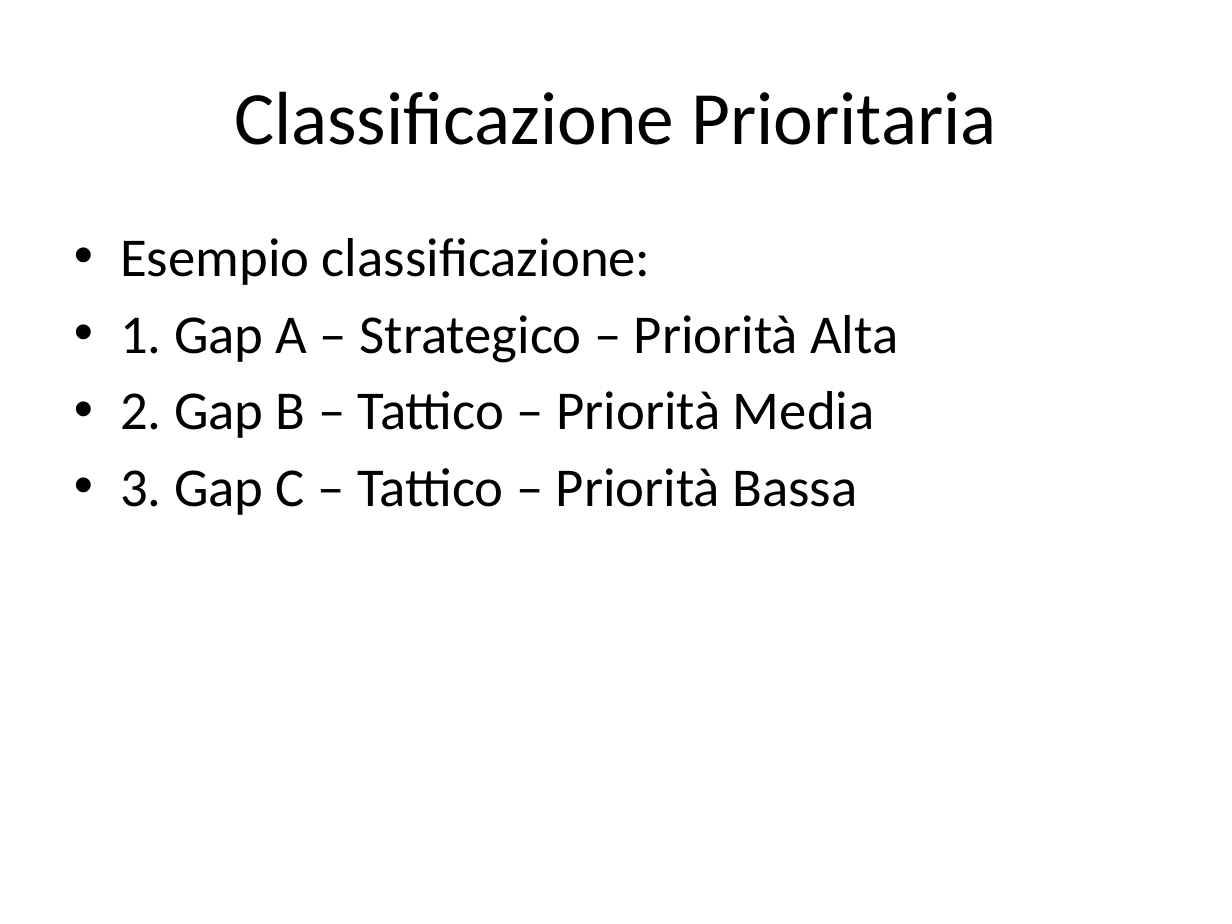
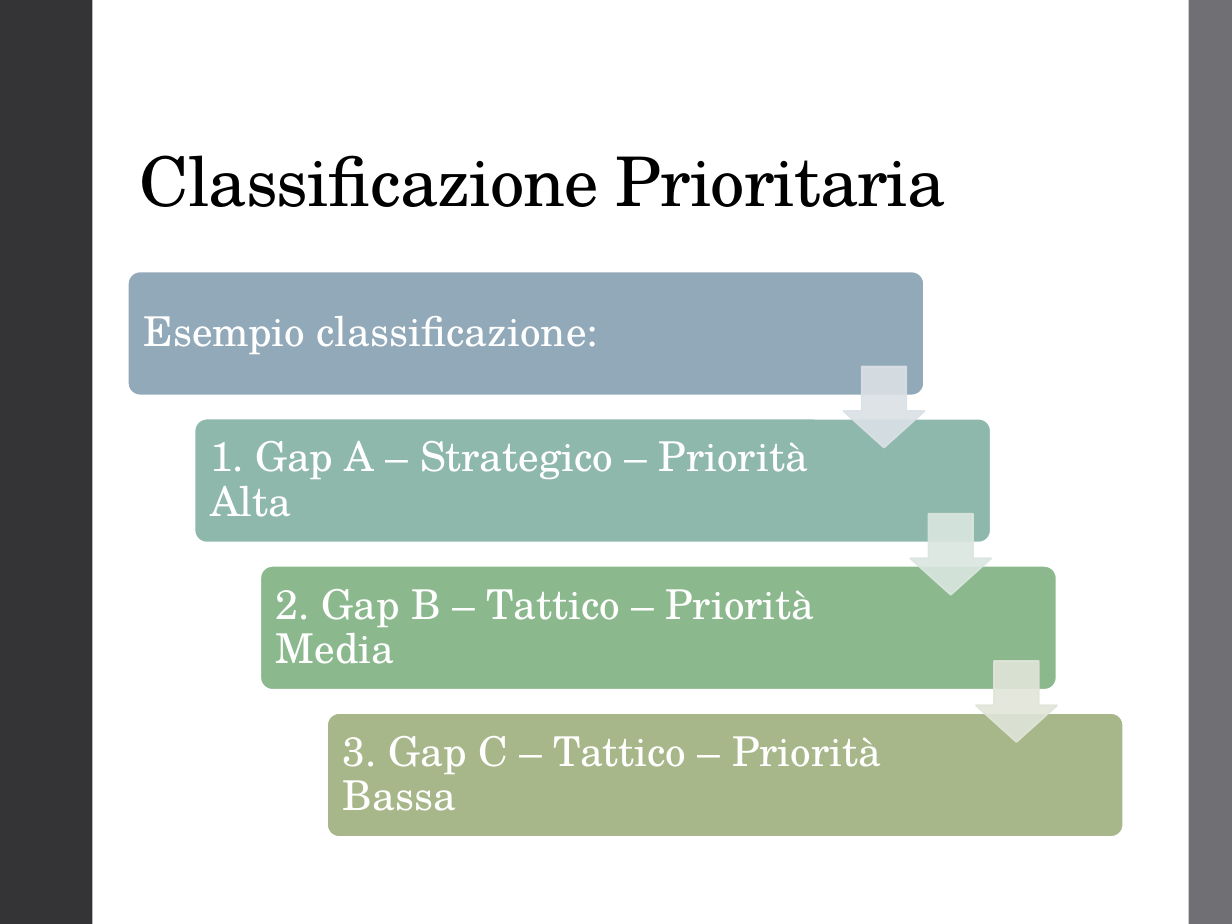
Before and after one commit to andycruccas92/Portfolio, a slide deck: slide 4 of templates_tmp/Template_Presentazione_Gap_Analysis.pptx. Drawn at 1232x924 pixels with LibreOffice and Linux fonts; fonts in the diff are those of the drawing. Boxes give left, top, right and bottom in pixels: in the first picture for what was removed or moved away, otherwise in the second. Text is boxed around its words. In the diff, an @@ line names an element or a change of style, - is before the commit and + after.

```diff
--- a/templates_tmp/Template_Presentazione_Gap_Analysis.pptx
+++ b/templates_tmp/Template_Presentazione_Gap_Analysis.pptx
@@ rectangle added at <box>0,0,1232,924</box>, fill #FFFFFF @@
@@ rectangle added at <box>0,0,92,924</box>, fill #353537 @@
@@ rectangle added at <box>1135,0,1232,924</box>, fill #353537 @@
@@ rectangle added at <box>1189,0,1232,924</box>, fill #6F6F74 @@
@@ title "Classificazione Prioritaria": place and size @@
-title "Classificazione Prioritaria" at <box>234,91,996,145</box>
+title "Classificazione Prioritaria" at <box>140,155,946,207</box>
@@ title "Classificazione Prioritaria" at <box>140,155,946,207</box>: size 44 to 40 pt, font Calibri to TeX Gyre Schola, letter spacing 0 to -0.5 pt; alignment centre to left; line spacing 1 to 0.9; vertical alignment middle to bottom @@
@@ text removed at <box>120,238,898,515</box> @@
-• Esempio classificazione:
-• 1. Gap A – Strategico – Priorità Alta
-• 2. Gap B – Tattico – Priorità Media
-• 3. Gap C – Tattico – Priorità Bassa
@@ group added at <box>128,271,1124,838</box>: 4 rounded rectangles, 4 texts, 3 down arrows @@
+Esempio classificazione:
+1. Gap A – Strategico – Priorità Alta
+2. Gap B – Tattico – Priorità Media
+3. Gap C – Tattico – Priorità Bassa
```
Also in this commit, not shown: 5 other slides changed, 12 other files.
